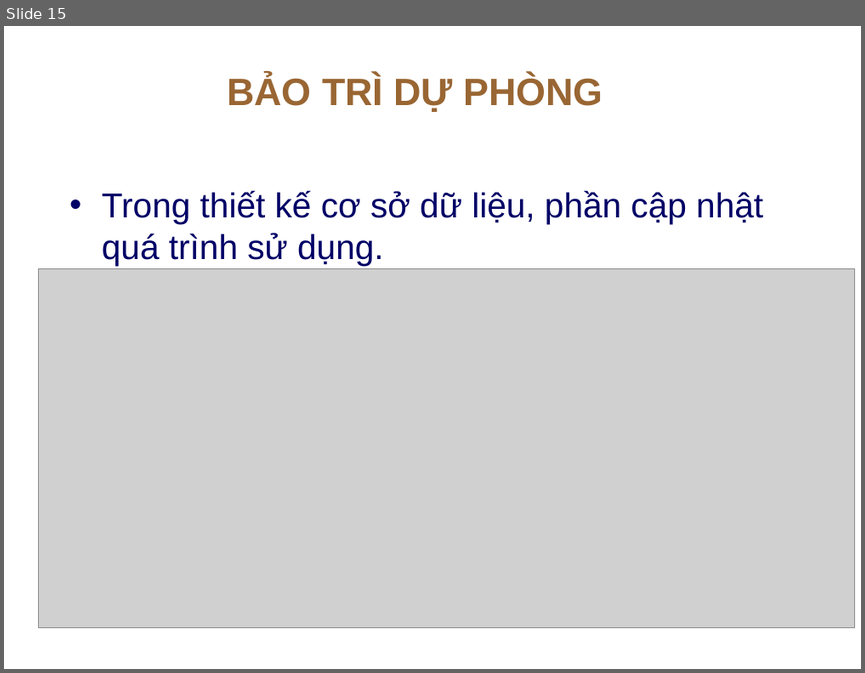
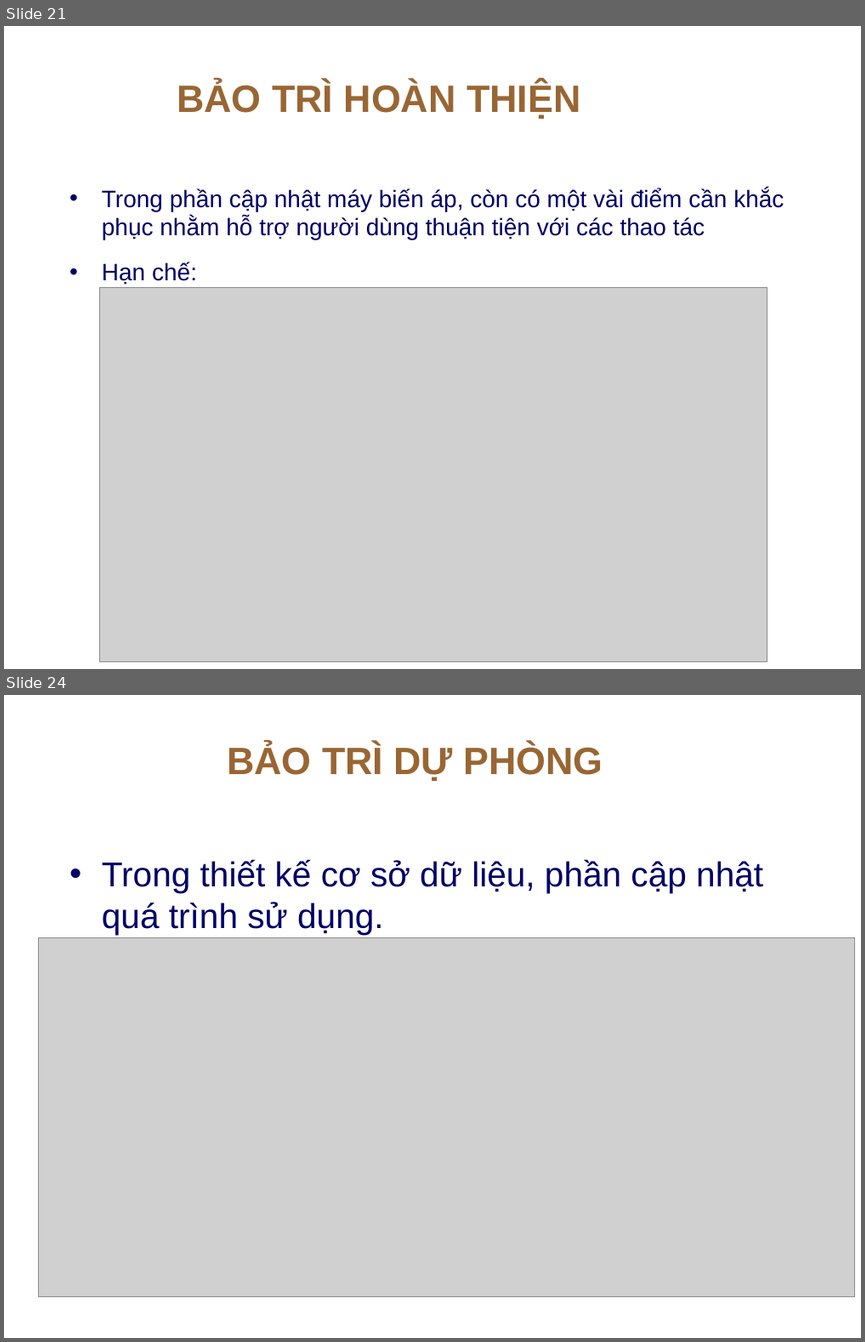
Before and after one commit to thanhphi0127/manager-configuration, a slide deck: doc/baitapso2/BAOTRI_BAITAP2.ppt. Shown one above the other, each under a label of ours: slide 15 before the commit, slides 21 and 24 after it; the slides between them are not shown. The pictures are 865x673 and 865x1342 pixels, drawn with LibreOffice and Linux fonts; fonts in the diff are those of the drawing; grey boxes stand for pictures; background and template pictures are left out. Boxes give left, top, right and bottom in pixels: in the first picture for what was removed or moved away, otherwise in the second. Text is boxed around its words. In the diff, an @@ line names an element or a change of style, - is before the commit and + after.

```diff
--- a/doc/baitapso2/BAOTRI_BAITAP2.ppt
+++ b/doc/baitapso2/BAOTRI_BAITAP2.ppt
@@ slide 21 added at (4,26,861,669), background picture (left out) @@
@@ title added at (177,82,580,119), 32 pt, text #996633, bold @@
+BẢO TRÌ HOÀN THIỆN
@@ text added at (102,188,783,239), 20 pt, text #000066 @@
+• Trong phần cập nhật máy biến áp, còn có một vài điểm cần khắc phục nhằm hỗ trợ người dùng thuận tiện với các thao tác
@@ text added at (102,261,197,284), 20 pt, text #000066 @@
+• Hạn chế:
@@ picture added at (99,287,766,662) @@
@@ what was slide 15 is now slide 24 @@
```
Also in this commit, not shown: 3 slides changed, 10 other slides added, 2 slides removed.
